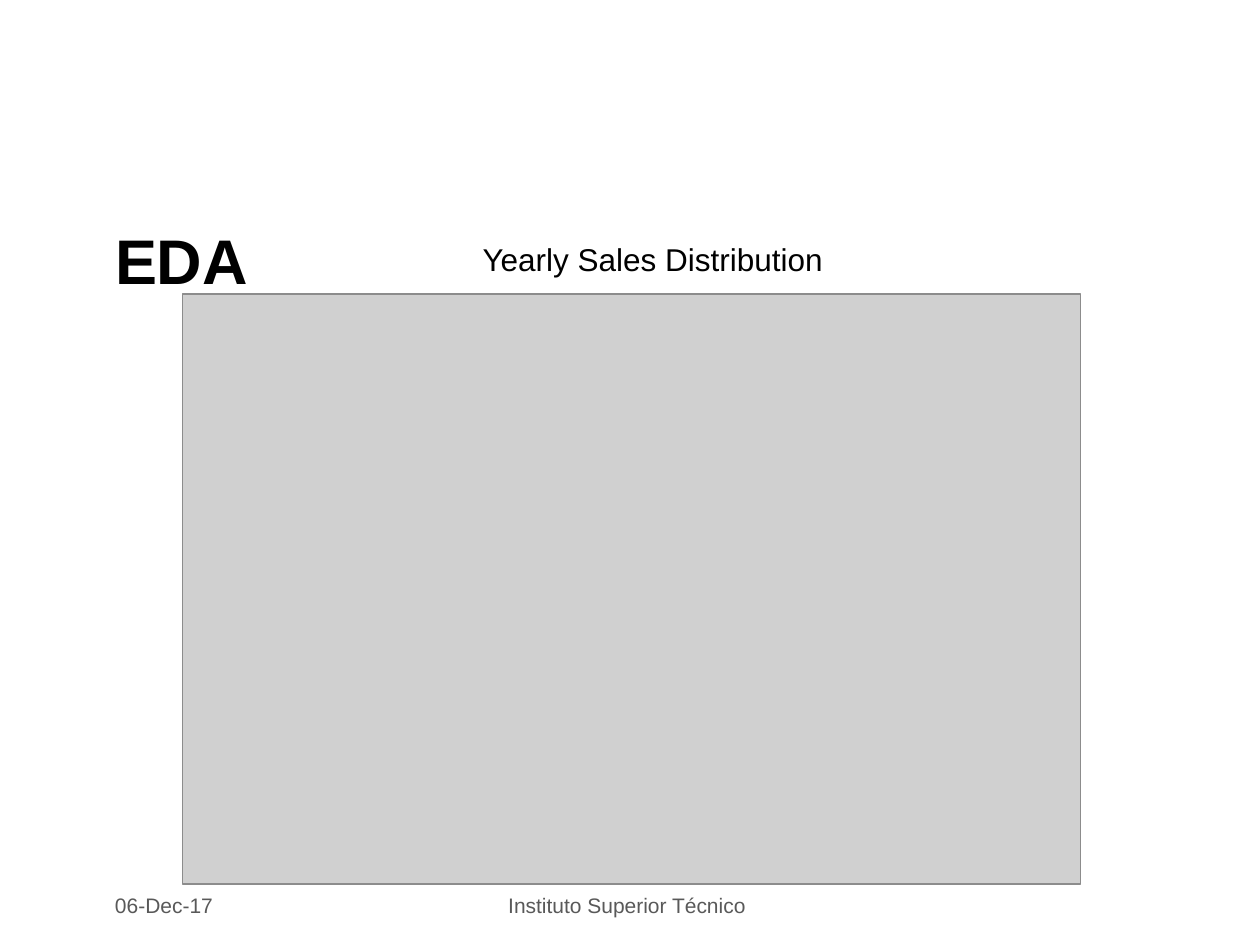
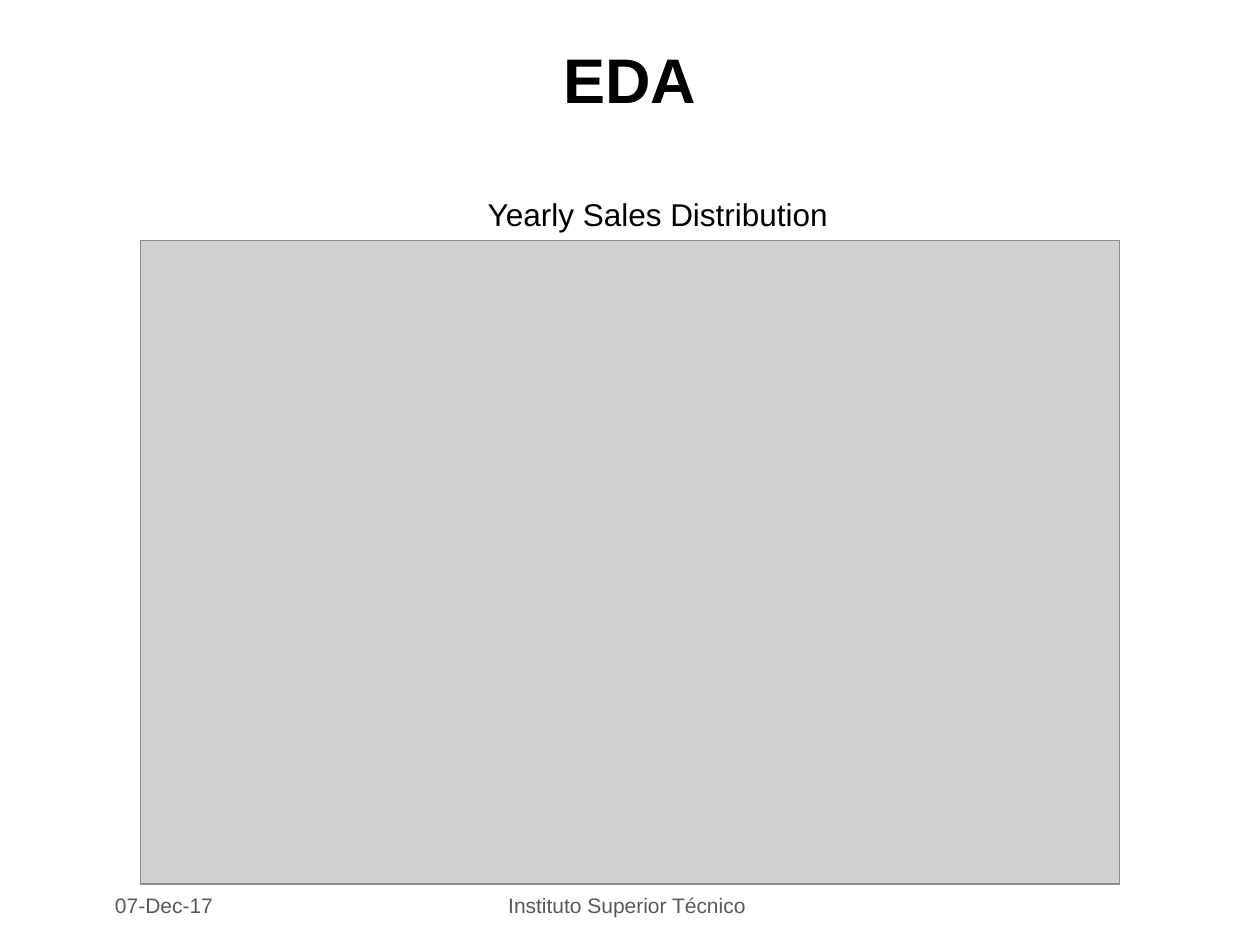
Before and after one commit to PedroLFerreira/Videogame-Data-Mining, a slide deck: slide 5 of dataMining.pptx (slide 4 before the commit). Drawn at 1260x945 pixels with LibreOffice and Linux fonts; fonts in the diff are those of the drawing; grey boxes stand for pictures; background and template pictures are left out. Boxes give left, top, right and bottom in pixels: in the first picture for what was removed or moved away, otherwise in the second. Text is boxed around its words. In the diff, an @@ line names an element or a change of style, - is before the commit and + after.

```diff
--- a/dataMining.pptx
+++ b/dataMining.pptx
@@ title "EDA": place and size @@
-title "EDA" at box(115, 240, 248, 296)
+title "EDA" at box(564, 59, 697, 103)
@@ title "EDA" at box(564, 59, 697, 103): alignment left to centre @@
@@ text "Yearly Sales Distribution": place and size @@
-text "Yearly Sales Distribution" at box(483, 248, 822, 277)
+text "Yearly Sales Distribution" at box(488, 203, 827, 232)
@@ picture: place and size @@
-picture at box(183, 294, 1080, 883)
+picture at box(140, 241, 1120, 885)
@@ text at box(115, 898, 213, 913): text changed @@
-06-Dec-17
+07-Dec-17
```
Also in this commit, not shown: 9 other slides changed, 1 slide added, 4 other files.
